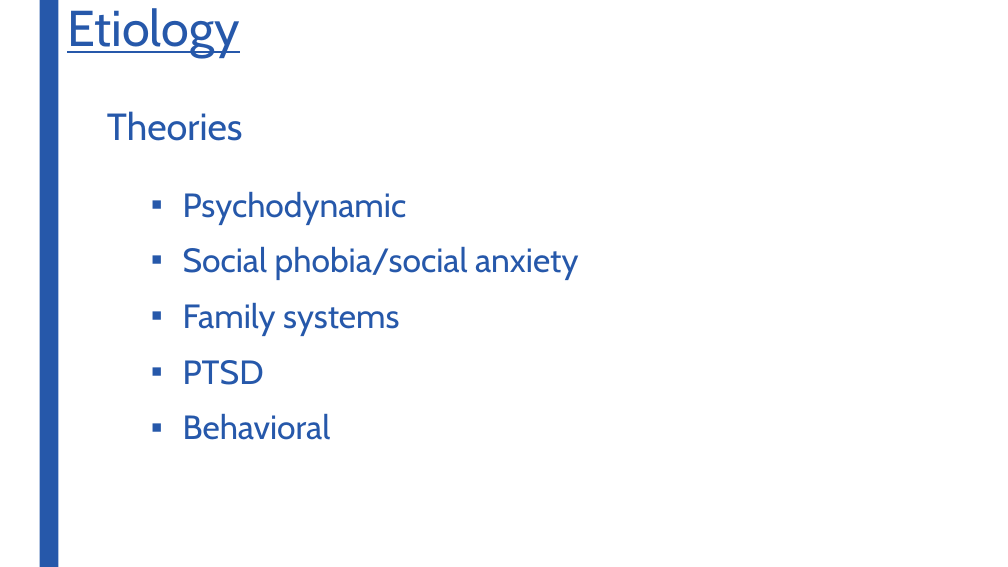
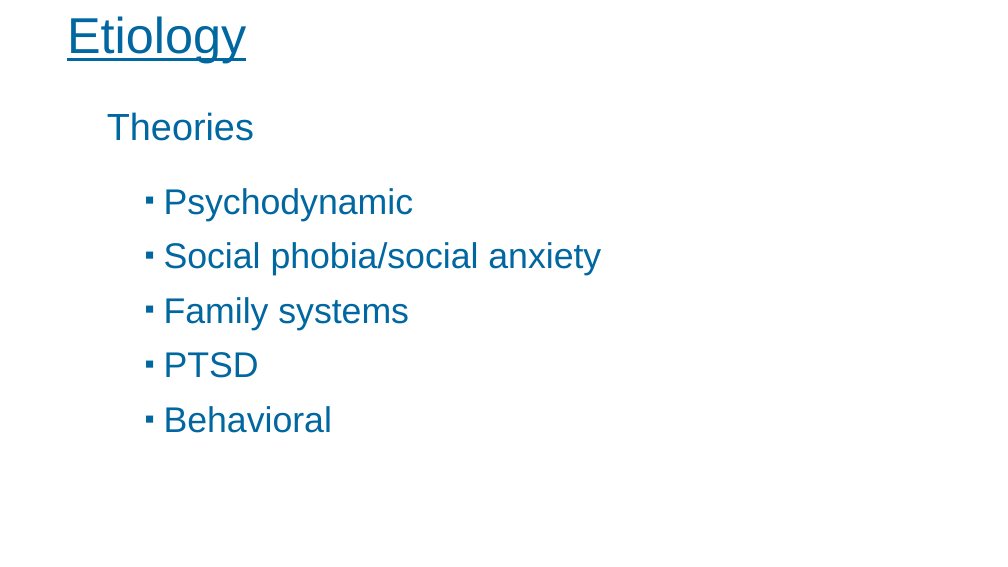
Before and after one commit to ChildMindInstitute/RA-Didactics, a slide deck: slide 9 of Clinical_Disorders/Selective_Mutism.pptx (slide 10 before the commit). Drawn at 1008x567 pixels with LibreOffice and Linux fonts; fonts in the diff are those of the drawing; background and template pictures are left out. Boxes give left, top, right and bottom in pixels: in the first picture for what was removed or moved away, otherwise in the second. Text is boxed around its words. In the diff, an @@ line names an element or a change of style, - is before the commit and + after.

```diff
--- a/Clinical_Disorders/Selective_Mutism.pptx
+++ b/Clinical_Disorders/Selective_Mutism.pptx
@@ rectangle removed at [39,0,58,567] @@
@@ title "Etiology" at [67,16,246,63]: font Cabin to Arial, text colour #2658AA to #0067A0; line spacing 0.89 to 0.9; vertical alignment top to middle @@
@@ text "Theories" at [107,112,601,433]: font Cabin to Arial, text colour #2658AA to #0067A0; size 32 to 34 pt in "Psychodynamic", "Social phobia/social anxiety", "Family systems", "PTSD" and 1 more places; less space between paragraphs; indent changed @@
```
Also in this commit, not shown: 17 other slides changed, 1 slide removed.
